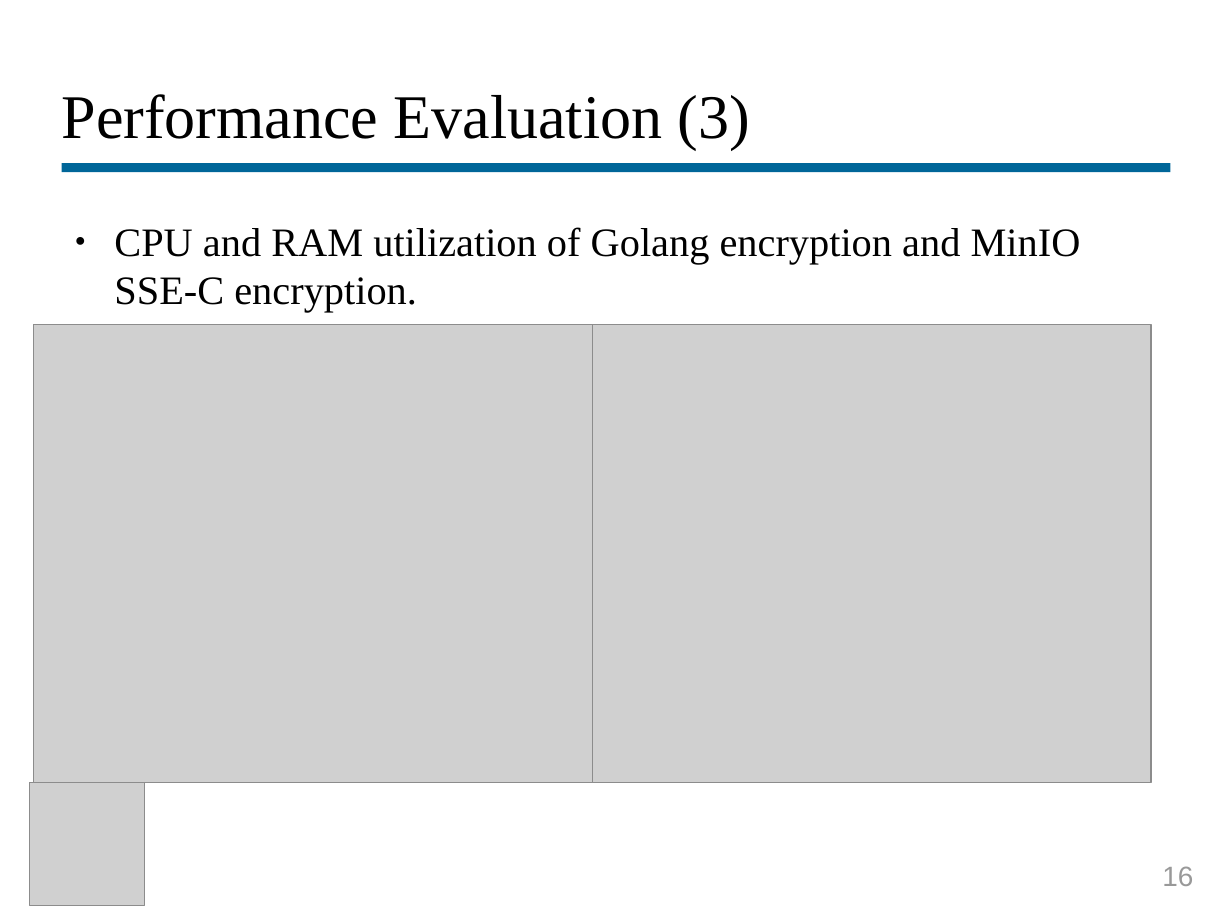
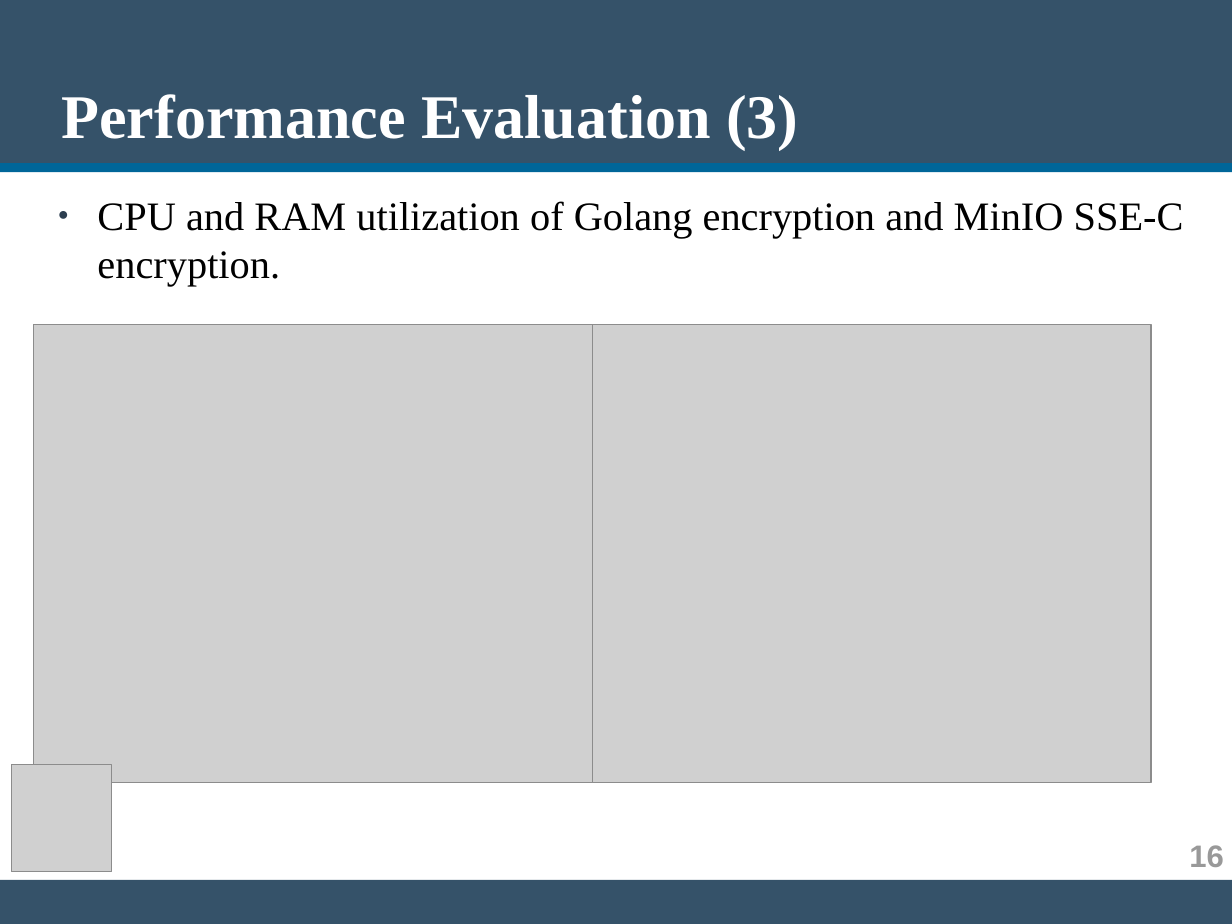
Before and after one commit to vagosdim/MinIO_Security, a slide deck: slide 16 of Deliverable/Presentation.odp. Drawn at 1232x924 pixels with LibreOffice and Linux fonts; fonts in the diff are those of the drawing; grey boxes stand for pictures. Boxes give left, top, right and bottom in pixels: in the first picture for what was removed or moved away, otherwise in the second. Text is boxed around its words. In the diff, an @@ line names an element or a change of style, - is before the commit and + after.

Commit message:
Editing presentation layout

```diff
--- a/Deliverable/Presentation.odp
+++ b/Deliverable/Presentation.odp
@@ rectangle added at (x1=0, y1=0, x2=1232, y2=168), fill #355269 @@
@@ title "Performance Evaluation (3)" at (x1=62, y1=94, x2=798, y2=150): text colour #000000 to #FFFFFF, bold on @@
@@ line moved from (61, 168) - (1171, 168) to (0, 168) - (1232, 168) @@
@@ text "CPU and RAM utilization of ..." moved from (x1=114, y1=227, x2=1081, y2=313) to (x1=97, y1=201, x2=1184, y2=287) @@
@@ text "CPU and RAM utilization of ..." at (x1=97, y1=201, x2=1184, y2=287): bullet colour #000000 to #2C3E50 @@
@@ picture resized from (x1=29, y1=783, x2=145, y2=906) to (x1=11, y1=765, x2=112, y2=872) @@
@@ text "16" moved from (x1=1162, y1=866, x2=1193, y2=886) to (x1=1189, y1=845, x2=1224, y2=867) @@
@@ text "16" at (x1=1189, y1=845, x2=1224, y2=867): size 18 to 20 pt, bold on @@
@@ rectangle added at (x1=0, y1=880, x2=1232, y2=923), fill #355269 @@
```
Also in this commit, not shown: 16 other slides changed, 6 other files.
